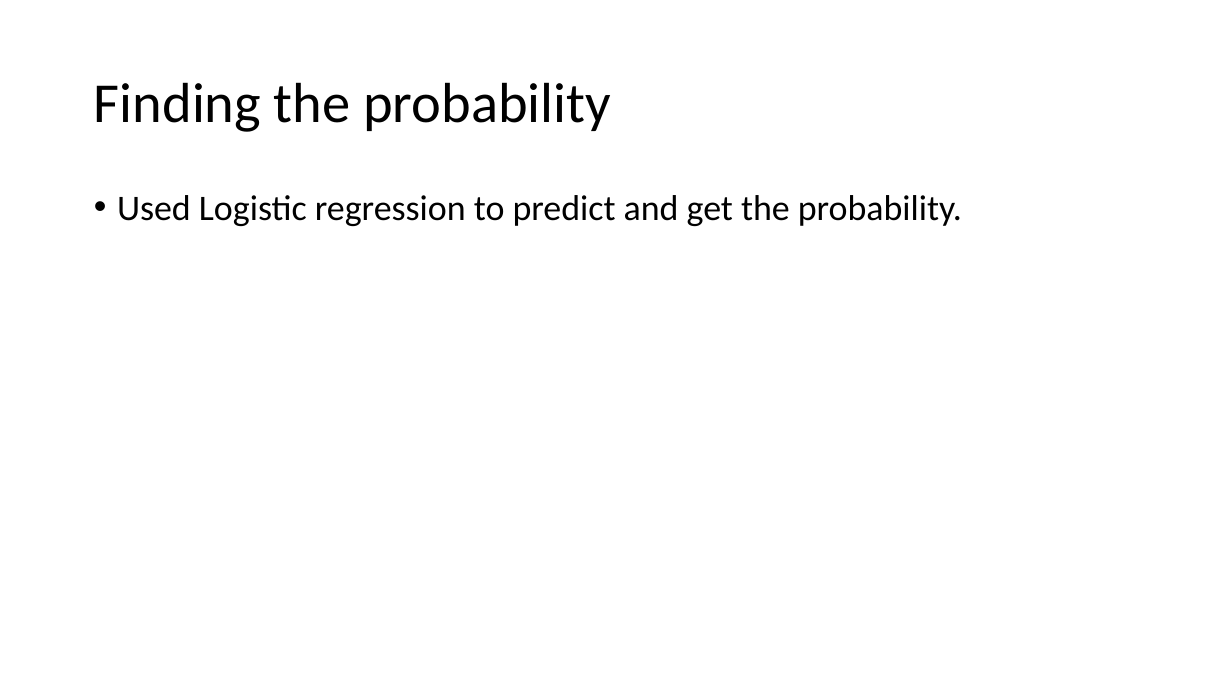
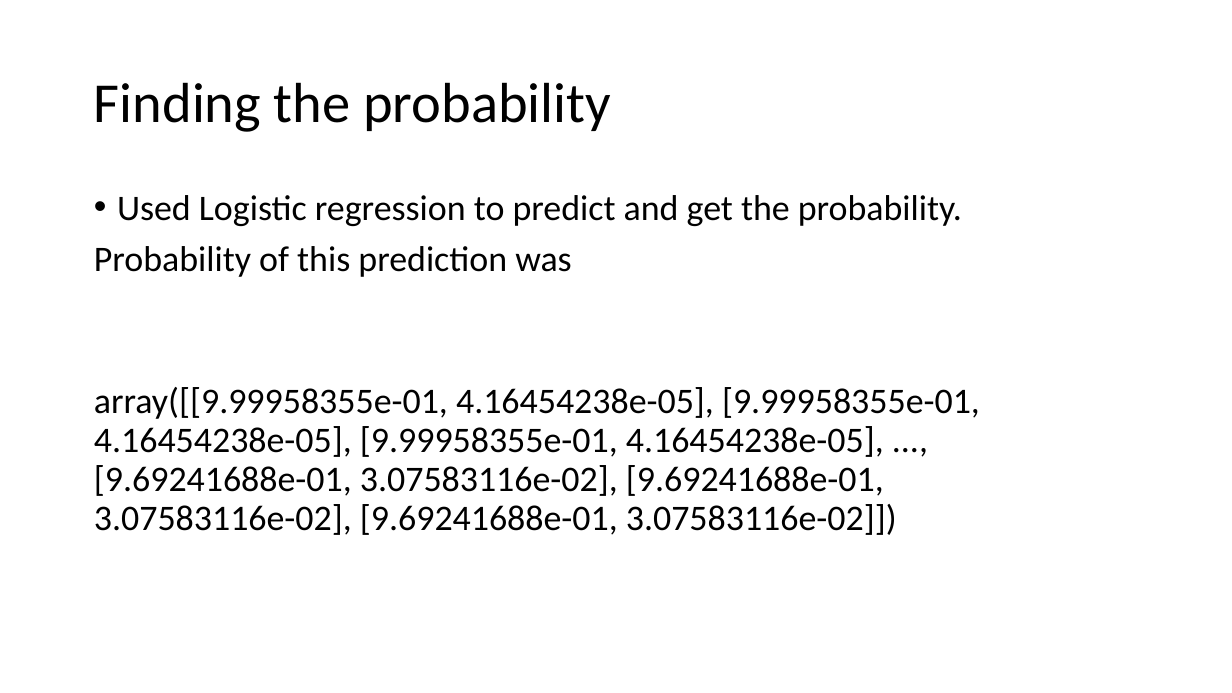
Before and after one commit to mpBusinessIntelligence/Coursera_Capstone, a slide deck: slide 6 of Fire Safety Deficiency Prediction.pptx (slide 5 before the commit). Drawn at 1232x693 pixels with LibreOffice and Linux fonts; fonts in the diff are those of the drawing. Boxes give left, top, right and bottom in pixels: in the first picture for what was removed or moved away, otherwise in the second. Text is boxed around its words. In the diff, an @@ line names an element or a change of style, - is before the commit and + after.

```diff
--- a/Fire Safety Deficiency Prediction.pptx
+++ b/Fire Safety Deficiency Prediction.pptx
@@ text at (94, 246, 980, 535): paragraphs added @@
+Probability of this prediction was
+array([[9.99958355e-01, 4.16454238e-05], [9.99958355e-01, 4.16454238e-05], [9.99958355e-01, 4.16454238e-05], ..., [9.69241688e-01, 3.07583116e-02], [9.69241688e-01, 3.07583116e-02], [9.69241688e-01, 3.07583116e-02]])
```
Also in this commit, not shown: 1 other slide changed, 1 slide added.
